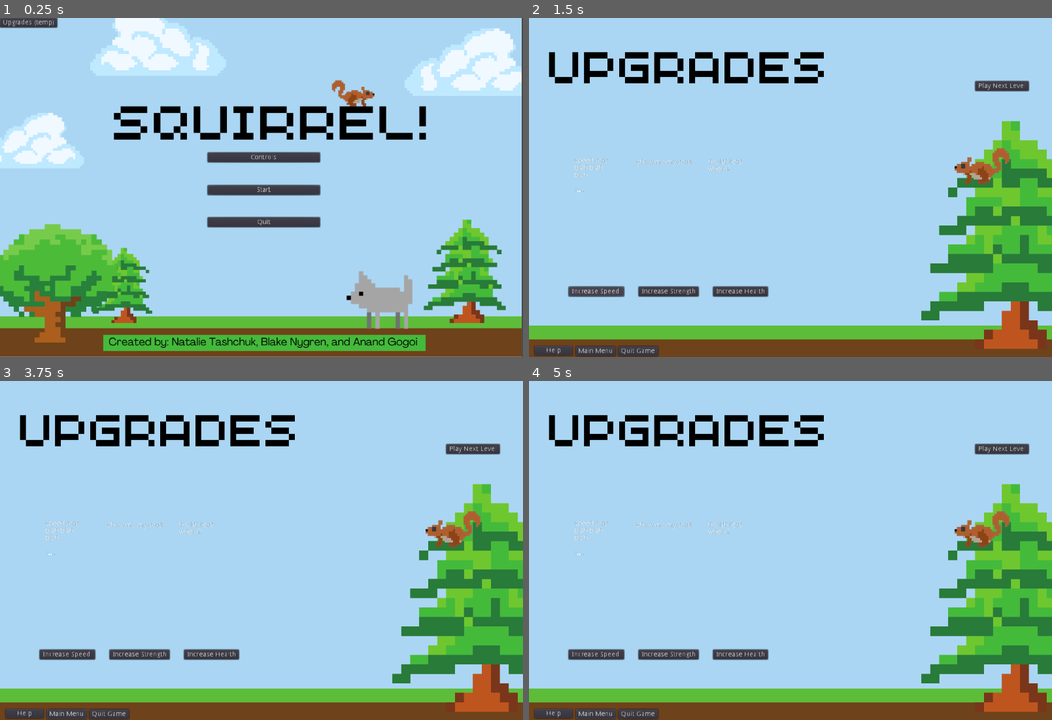
Above: before the commit, frames 1-4 (two rows, left to right).
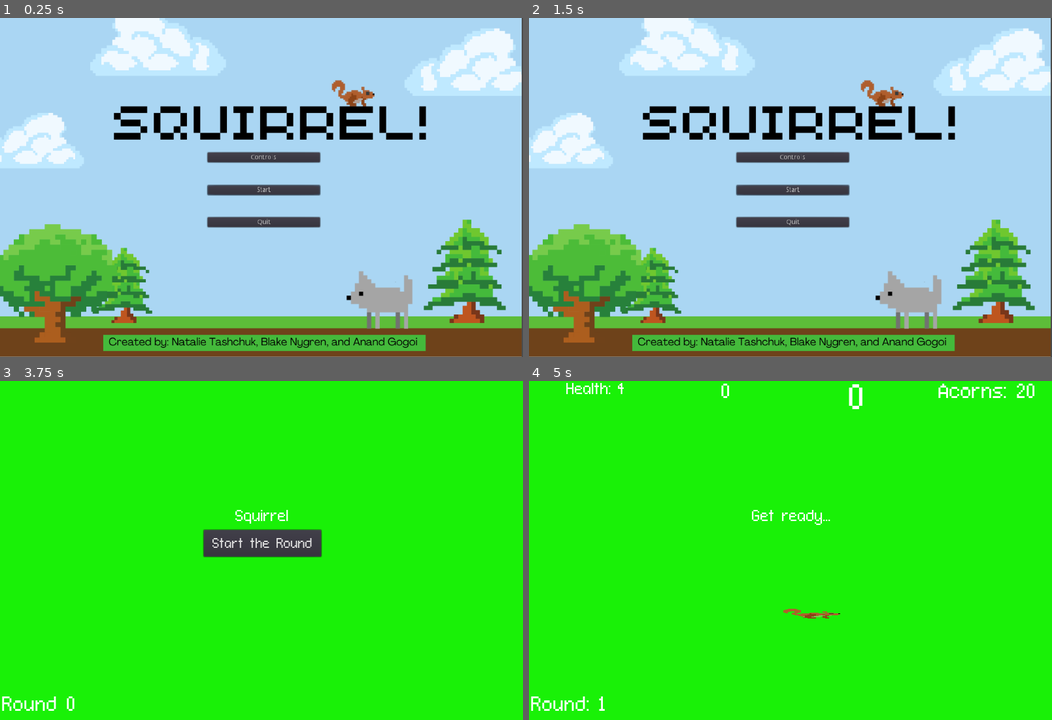
Above: after the commit, the same moments.

Repository: nygren23/2DGame_Squirrel
Game: Godot game, scene res://StartMenu.tscn
Same seed, same stepped clock (60 frames per second), same inputs: the game is played once before the commit and once after it.
Inputs (mouse positions are in pixels of both pictures, inside the frame that each line leads up to):
- Up to frame 1 (0.25 s): no input
- Up to frame 2 (1.5 s): click (555, 21) at 0.5 s, where only the run before the commit has a clickable "Upgrades (temp)"; click (596, 292) at 1.25 s, where only the run before the commit has a clickable "Increase Speed"
- Up to frame 3 (3.75 s): click (141, 655) at 2 s, where only the run before the commit has a clickable "Increase Strength"; click (67, 713) at 2.75 s, where only the run before the commit has a clickable "Main Menu"; click (261, 553) at 3.5 s, where only the run after the commit has a clickable "Start"
- Up to frame 4 (5 s): click (790, 543) at 4.25 s, where only the run after the commit has a clickable "Start the Round"

The runs differ from the first frame. In frame 1, 0.3% of the frame differs, in the area x 0-12%, y 0-4%; in frame 2, 38%; in frame 3, 100%, in the area x 0-100%, y 0-100%; in frame 4, 100%.
Error before the commit: Parse Error: The identifier "Player" isn't declared in the current scope. (res://UpgradeScreen.gd:35)

Commit message:
Uprade screen works now. I also changed the acorn sprite

Diff:
--- a/Acorn.gd
+++ b/Acorn.gd
@@ -18,3 +18,4 @@
 func _on_Area2D_area_entered(area):
 	queue_free()
 	player.acorns += 1
+	player.health +=1
--- a/Acorn.tscn
+++ b/Acorn.tscn
@@ -1,7 +1,7 @@
 [gd_scene load_steps=5 format=2]
 
 [ext_resource path="res://Acorn.gd" type="Script" id=1]
-[ext_resource path="res://images/acorn.png" type="Texture" id=2]
+[ext_resource path="res://images/acornV1.png" type="Texture" id=2]
 
 [sub_resource type="RectangleShape2D" id=1]
 extents = Vector2( 17, 17 )
@@ -11,6 +11,8 @@
 
 [node name="Acorn" type="RigidBody2D"]
 position = Vector2( 20, 17 )
+collision_layer = 64
+collision_mask = 2
 gravity_scale = 0.0
 script = ExtResource( 1 )
 
@@ -26,6 +28,8 @@
 [node name="Area2D" type="Area2D" parent="."]
 position = Vector2( 258, 211 )
 scale = Vector2( 100, 100 )
+collision_layer = 64
+collision_mask = 2
 gravity = 0.0
 
 [node name="CollisionShape2D" type="CollisionShape2D" parent="Area2D"]
--- a/HUD.gd
+++ b/HUD.gd
@@ -5,6 +5,9 @@
 signal start_game
 signal start_game_cheated
 onready var player = get_node("/root/Main")
+
+func _ready():
+	$Upgrade.hide()
 
 # Updates the score displayed at the top
 func update_score(score):
@@ -41,12 +44,18 @@
 	$MessageLabel.show()
 	yield(get_tree().create_timer(1.0), "timeout")
 	$Start.show()
+	$Upgrade.show()
 
 #This function starts the round
 func _on_Start_pressed():
 	$Start.hide()
+	$Upgrade.hide()
 	$NuxMode.hide()
+	GlobalStats.setRoundNumber(GlobalStats.getRoundNumber()+1)
+	$Round_Number.text = (str("Round: ", GlobalStats.getRoundNumber()))
+	$Round_Number.show()
 	emit_signal("start_game")
+
 
 #This will hide the message displayed at the center.
 func _on_MessageTimer_timeout():
@@ -68,3 +77,8 @@
 	$TimerLabel.show()
 	$HealthBarPlaceHolder.show()
 	$Acorns.show()
+
+
+
+func _on_Upgrade_pressed():
+	get_tree().change_scene("res://UpgradeScreen.tscn")
--- a/HUD.tscn
+++ b/HUD.tscn
@@ -25,6 +25,10 @@
 
 [sub_resource type="DynamicFont" id=2]
 size = 26
+font_data = ExtResource( 1 )
+
+[sub_resource type="DynamicFont" id=7]
+size = 38
 font_data = ExtResource( 1 )
 
 [node name="HUD" type="CanvasLayer"]
@@ -98,13 +102,26 @@
 anchor_top = 0.5
 anchor_right = 0.5
 anchor_bottom = 0.5
-margin_left = -58.0
-margin_top = -3.0
-margin_right = 59.0
-margin_bottom = 52.0
+margin_left = -120.0
+margin_top = -42.0
+margin_right = 124.0
+margin_bottom = 13.0
 rect_pivot_offset = Vector2( 757, -95 )
 custom_fonts/font = SubResource( 2 )
-text = "Start"
+text = "Start the Round"
+
+[node name="Upgrade" type="Button" parent="."]
+anchor_left = 0.5
+anchor_top = 0.5
+anchor_right = 0.5
+anchor_bottom = 0.5
+margin_left = -58.0
+margin_top = 31.0
+margin_right = 63.0
+margin_bottom = 86.0
+rect_pivot_offset = Vector2( 757, -95 )
+custom_fonts/font = SubResource( 2 )
+text = "Upgrade"
 
 [node name="NuxMode" type="Button" parent="."]
 visible = false
@@ -124,6 +141,15 @@
 wait_time = 2.0
 one_shot = true
 
+[node name="Round_Number" type="Label" parent="."]
+margin_left = 3.0
+margin_top = 649.0
+margin_right = 186.0
+margin_bottom = 698.0
+custom_fonts/font = SubResource( 7 )
+text = "Round 0"
+
 [connection signal="pressed" from="Start" to="." method="_on_Start_pressed"]
+[connection signal="pressed" from="Upgrade" to="." method="_on_Upgrade_pressed"]
 [connection signal="pressed" from="NuxMode" to="." method="_on_NuxMode_pressed"]
 [connection signal="timeout" from="MessageTimer" to="." method="_on_MessageTimer_timeout"]
--- a/Main.gd
+++ b/Main.gd
@@ -27,6 +27,21 @@
 		score = 0
 		newGame = false
 		$HUD.update_score(score)
+		#GlobalStats.setNumAcorns(20)
+
+	$Player.setAcorns(GlobalStats.getNumAcorns())
+	$Player.setSpeed(GlobalStats.getSpeed());
+	$Player.setMaxHealth(GlobalStats.getSpeed());
+	$Player.setHealth(GlobalStats.getMaxHealth())
+
+	if(GlobalStats.getRoundNumber()%3 == 0):
+		GlobalStats.setRountTimer(GlobalStats.getRoundTimer()+20)
+		GlobalStats.setMobTimer(GlobalStats.getMobTimer() *0.5)
+
+	$endOfMatchTimer.set_wait_time(GlobalStats.getRoundTimer())
+	$MobTimer.set_wait_time(GlobalStats.getMobTimer())
+
+	#$Player.setAcorns($Player.getMaxAcorns())
 
 	$Player.start($StartPosition.position) #spawns the player
 	$StartTimer.start()
@@ -86,8 +101,8 @@
 
 #adds ten to the score for every second the player lives
 func _on_ScoreTimer_timeout():
-	score += 20
-	$HUD.update_score(score)
+	GlobalStats.setScore(GlobalStats.getScore()+20)
+	$HUD.update_score(GlobalStats.getScore())
 
 
 #plays when the match is over.
@@ -99,15 +114,15 @@
 	$AcornTimer.stop()
 	$HUD.show_round_over()
 	$Music.stop()
-	$Player.setHealth($Player.getMaxHealth())
-	$Player.setAcorns($Player.getMaxAcorns())
+	GlobalStats.setNumAcorns($Player.getAcorns())
+	#$Player.setHealth($Player.getMaxHealth())
+	#$Player.setAcorns($Player.getMaxAcorns())
 
-	if(roundnumber%3 == 0):
-		$endOfMatchTimer.set_wait_time($endOfMatchTimer.get_wait_time() + 20)
-		if(roundnumber == 3):
-			$MobTimer.set_wait_time($MobTimer.get_wait_time() * 0.5)
+	#if(roundnumber%3 == 0):
+	#	$endOfMatchTimer.set_wait_time($endOfMatchTimer.get_wait_time() + 20)
+	#	$MobTimer.set_wait_time($MobTimer.get_wait_time() * 0.5)
 
-	roundnumber +=1
+	#roundnumber +=1
 	$Player.setGameStart()
 
 #"main" function - runs every frame
@@ -126,8 +141,8 @@
 	return safe
 
 func addToScore(bonus):
-	score += bonus
-	$HUD.update_score(score)
+	GlobalStats.setScore(GlobalStats.getScore() + 100)
+	$HUD.update_score(GlobalStats.getScore())
 
 func _on_UpgradeButtonTemp_pressed():
 	get_tree().change_scene("res://Main")
--- a/Main.tscn
+++ b/Main.tscn
@@ -22,7 +22,7 @@
 wait_time = 20.0
 
 [node name="MobTimer" type="Timer" parent="."]
-wait_time = 3.005
+wait_time = 3.0
 
 [node name="ScoreTimer" type="Timer" parent="."]
 
--- a/Mob.gd
+++ b/Mob.gd
@@ -75,7 +75,7 @@
 # if the enemy  gets hit by a bullet they despawn and 100
 # points to the score board
 func _on_hitbox_area_entered(area):
-	health = health - 100
+	health = health - GlobalStats.getAcornDamage()
 
 	$damage_indicator.text = "-100"
 	$damage_indicator.show()
--- a/Player.gd
+++ b/Player.gd
@@ -5,7 +5,7 @@
 
 var game_start = false #if the game has started yet
 
-var health = 444
+var health = 4
 var acorns = 20
 
 export var speed = 400.0 #how fast the player moves
@@ -101,8 +101,17 @@
 func getMaxHealth():
 	return maxHealth
 
+func setMaxHealth(newMaxHealth):
+	maxHealth = newMaxHealth
+
 func getMaxAcorns():
 	return maxAcorns
 
+func getAcorns():
+	return acorns
+
 func setSpeed(new_speed):
 	speed = new_speed
+
+func getSpeed():
+	return speed
--- a/Player.tscn
+++ b/Player.tscn
@@ -1,7 +1,6 @@
-[gd_scene load_steps=11 format=2]
+[gd_scene load_steps=9 format=2]
 
 [ext_resource path="res://images/sqrl_R2.png" type="Texture" id=1]
-[ext_resource path="res://Godot-Fontpack-d244bf6170b399a6d4d26a0d906058ddf2dafdf1/fonts/connection/Connection.otf" type="DynamicFontData" id=2]
 [ext_resource path="res://images/sqrl_R3.png" type="Texture" id=3]
 [ext_resource path="res://images/sqrl_R4.png" type="Texture" id=4]
 [ext_resource path="res://Player.gd" type="Script" id=5]
@@ -25,10 +24,6 @@
 radius = 75.0
 height = 136.0
 
-[sub_resource type="DynamicFont" id=3]
-size = 37
-font_data = ExtResource( 2 )
-
 [node name="Player" type="Area2D"]
 position = Vector2( 240, 363 )
 collision_layer = 2
@@ -50,12 +45,4 @@
 [node name="Position2D" type="Position2D" parent="."]
 position = Vector2( 110, 95 )
 
-[node name="health" type="Label" parent="."]
-margin_left = -4.0
-margin_top = -160.0
-margin_right = 55.0
-margin_bottom = -122.0
-custom_fonts/font = SubResource( 3 )
-text = "100"
-
 [connection signal="body_entered" from="." to="." method="_on_Player_body_entered"]
--- a/StartMenu.gd
+++ b/StartMenu.gd
@@ -9,6 +9,7 @@
 # Called when the node enters the scene tree for the first time.
 func _ready():
 	#$VBoxContainer.add_constant_override("separation", 4)
+	$UpgradesButtonTemp.hide()
 	$VBoxContainer/StartButton.grab_focus()
 
 
--- a/UpgradeScreen.gd
+++ b/UpgradeScreen.gd
@@ -8,7 +8,7 @@
 
 # Called when the node enters the scene tree for the first time.
 func _ready():
-	print(player.getMaxHealth())
+	print("hello")
 
 
 # Called every frame. 'delta' is the elapsed time since the previous frame.
@@ -32,4 +32,16 @@
 
 
 func _on_Speed_pressed():
-	Player.setSpeed(900)
+	GlobalStats.setSpeed(GlobalStats.getSpeed() + 50)
+
+
+
+
+
+
+func _on_Health_pressed():
+	GlobalStats.setMaxHealth(GlobalStats.getMaxHealth() + 1)
+
+
+func _on_Acorn_Damage_pressed():
+	GlobalStats.setAcornDamage(GlobalStats.getAcornDamage() + 100)
--- a/UpgradeScreen.tscn
+++ b/UpgradeScreen.tscn
@@ -32,15 +32,15 @@
 margin_bottom = 20.0
 text = "Increase Speed "
 
-[node name="Strength" type="Button" parent="VerticalContainer/UpgradeButtons"]
+[node name="Acorn_Damage" type="Button" parent="VerticalContainer/UpgradeButtons"]
 margin_left = 144.0
-margin_right = 268.0
+margin_right = 249.0
 margin_bottom = 20.0
-text = "Increase Strength"
+text = "Acorn Damage"
 
 [node name="Health" type="Button" parent="VerticalContainer/UpgradeButtons"]
-margin_left = 298.0
-margin_right = 411.0
+margin_left = 279.0
+margin_right = 392.0
 margin_bottom = 20.0
 text = "Increase Health"
 
@@ -105,6 +105,8 @@
 text = "Help"
 
 [connection signal="pressed" from="VerticalContainer/UpgradeButtons/Speed" to="." method="_on_Speed_pressed"]
+[connection signal="pressed" from="VerticalContainer/UpgradeButtons/Acorn_Damage" to="." method="_on_Acorn_Damage_pressed"]
+[connection signal="pressed" from="VerticalContainer/UpgradeButtons/Health" to="." method="_on_Health_pressed"]
 [connection signal="pressed" from="ContinueButton" to="." method="_on_ContinueButton_pressed"]
 [connection signal="pressed" from="QuitButton" to="." method="_on_QuitButton_pressed"]
 [connection signal="pressed" from="MainMenuButton" to="." method="_on_MainMenuButton_pressed"]
--- /dev/null
+++ b/global_stats.gd
@@ -0,0 +1,62 @@
+extends Node2D
+
+
+var maxHealth = 4
+var numAcorns = 20
+var speed = 400.0
+var acornDamage = 100
+var roundNumber = 0
+var roundTimer = 20
+var mobTimer = 3
+var score = 0
+
+# Called when the node enters the scene tree for the first time.
+func _ready():
+	print(maxHealth)
+
+func setMaxHealth(newMaxHealth):
+	maxHealth = newMaxHealth
+
+func getMaxHealth():
+	return maxHealth
+
+func setSpeed(new_speed):
+	speed = new_speed
+
+func getSpeed():
+	return speed
+
+func getAcornDamage():
+	return acornDamage
+
+func setAcornDamage(newAcornDamage):
+	acornDamage = newAcornDamage
+
+func getRoundNumber():
+	return roundNumber
+
+func setRoundNumber(newRoundNumber):
+	roundNumber = newRoundNumber
+
+func getRoundTimer():
+	return roundTimer
+
+func setRountTimer(newRoundTimer):
+	roundTimer = newRoundTimer
+
+func getMobTimer():
+	return mobTimer
+
+func setMobTimer(newMobTimer):
+	mobTimer = newMobTimer
+
+func getScore():
+	return score
+
+func setScore(newScore):
+	score = newScore
+
+func getNumAcorns():
+	return numAcorns
+func setNumAcorns(newNumAcorns):
+	numAcorns = newNumAcorns
--- /dev/null
+++ b/global_stats.tscn
@@ -0,0 +1,6 @@
+[gd_scene load_steps=2 format=2]
+
+[ext_resource path="res://global_stats.gd" type="Script" id=1]
+
+[node name="global_stats" type="Node2D"]
+script = ExtResource( 1 )
--- a/project.godot
+++ b/project.godot
@@ -17,6 +17,10 @@
 By Anand, Blake and Natalie"
 run/main_scene="res://StartMenu.tscn"
 config/icon="res://icon.png"
+
+[autoload]
+
+GlobalStats="*res://global_stats.gd"
 
 [display]
 
@@ -71,6 +75,7 @@
 2d_physics/layer_4="Projectile"
 2d_physics/layer_5="Bonus"
 2d_physics/layer_6="Enemy HurtBox"
+2d_physics/layer_7="acorn_drop"
 
 [physics]
 
Not shown: 1 places in HUD.tscn that only renumber resources
